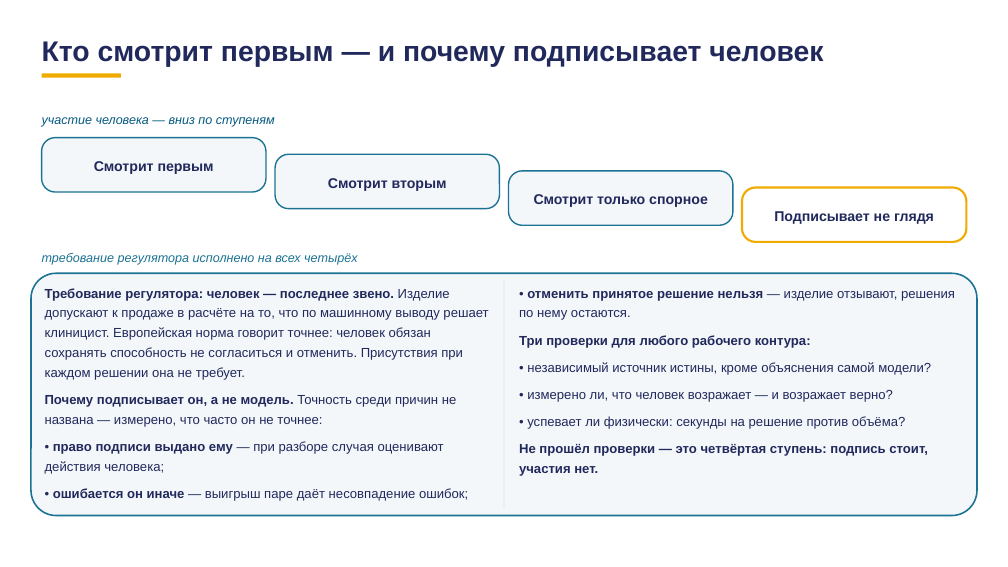
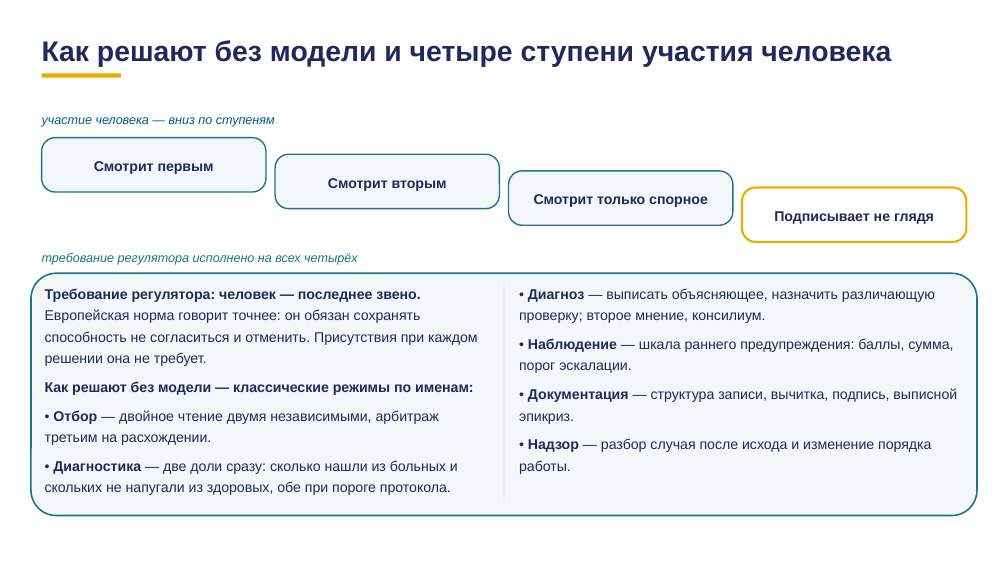
Before and after one commit to tellina-study/AI-usage-lessons, a slide deck: slide 7 of library/lectures/lec-07/rework/deck/lec-07-karkas.pptx (slide 10 before the commit). Drawn at 1008x567 pixels with LibreOffice and Linux fonts; fonts in the diff are those of the drawing. Boxes give left, top, right and bottom in pixels: in the first picture for what was removed or moved away, otherwise in the second. Text is boxed around its words. In the diff, an @@ line names an element or a change of style, - is before the commit and + after.

```diff
--- a/library/lectures/lec-07/rework/deck/lec-07-karkas.pptx
+++ b/library/lectures/lec-07/rework/deck/lec-07-karkas.pptx
@@ text at [42,40,891,67]: text changed @@
-Кто смотрит первым — и почему подписывает человек
+Как решают без модели и четыре ступени участия человека
@@ text at [45,288,478,495]: text changed; size 12.5 to 13.5 pt @@
-Требование регулятора: человек — последнее звено. Изделие допускают к продаже в расчёте на то, что по машинному выводу решает клиницист. Европейская норма говорит точнее: человек обязан сохранять способность не согласиться и отменить. Присутствия при каждом решении она не требует.
-Почему подписывает он, а не модель. Точность среди причин не названа — измерено, что часто он не точнее:
-• право подписи выдано ему — при разборе случая оценивают действия человека;
-• ошибается он иначе — выигрыш паре даёт несовпадение ошибок;
+Требование регулятора: человек — последнее звено. Европейская норма говорит точнее: он обязан сохранять способность не согласиться и отменить. Присутствия при каждом решении она не требует.
+Как решают без модели — классические режимы по именам:
+• Отбор — двойное чтение двумя независимыми, арбитраж третьим на расхождении.
+• Диагностика — две доли сразу: сколько нашли из больных и скольких не напугали из здоровых, обе при пороге протокола.
@@ text at [519,288,957,474]: text changed; size 12.5 to 13.5 pt @@
-• отменить принятое решение нельзя — изделие отзывают, решения по нему остаются.
-Три проверки для любого рабочего контура:
-• независимый источник истины, кроме объяснения самой модели?
-• измерено ли, что человек возражает — и возражает верно?
-• успевает ли физически: секунды на решение против объёма?
-Не прошёл проверки — это четвёртая ступень: подпись стоит, участия нет.
+• Диагноз — выписать объясняющее, назначить различающую проверку; второе мнение, консилиум.
+• Наблюдение — шкала раннего предупреждения: баллы, сумма, порог эскалации.
+• Документация — структура записи, вычитка, подпись, выписной эпикриз.
+• Надзор — разбор случая после исхода и изменение порядка работы.
```
Also in this commit, not shown: 3 other slides changed, 2 slides added, 5 slides removed, 38 other files.
